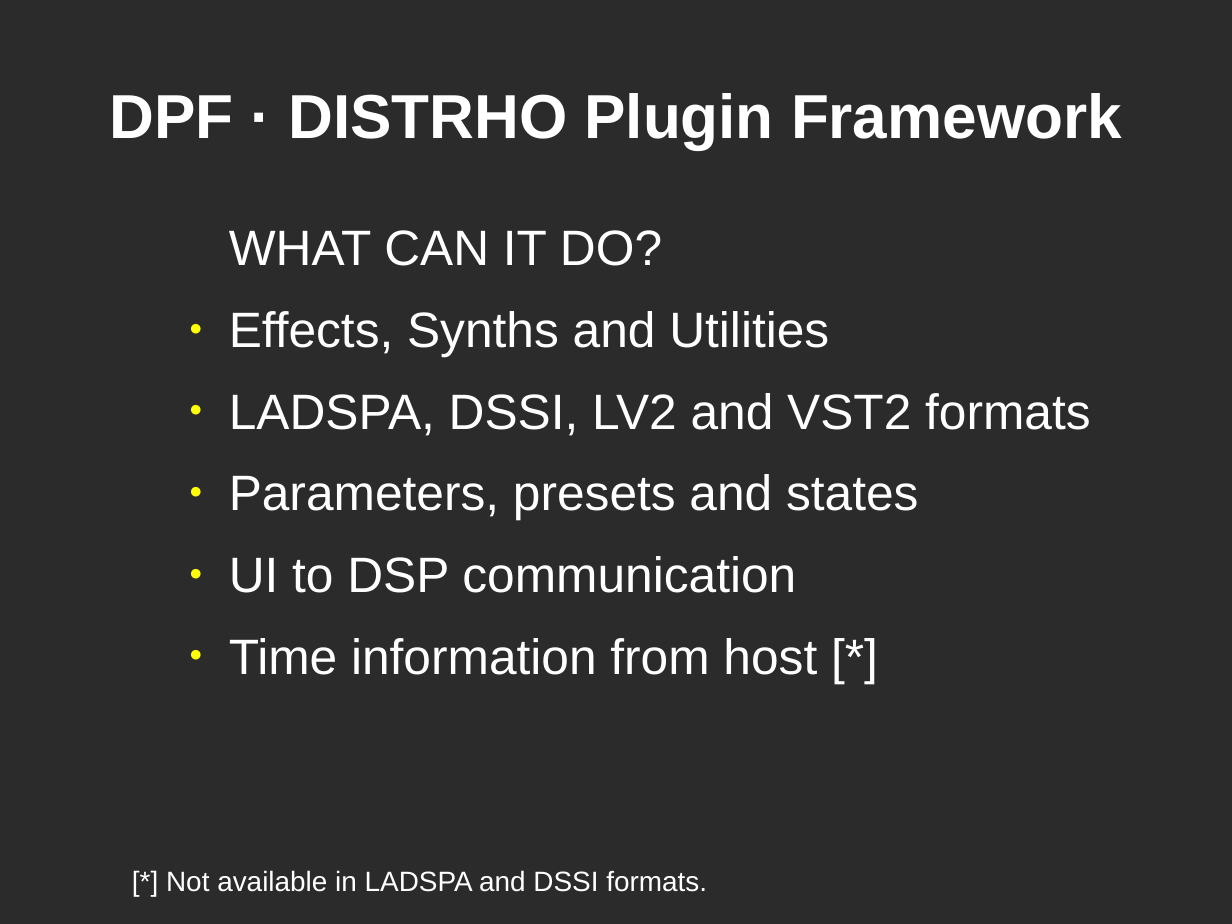
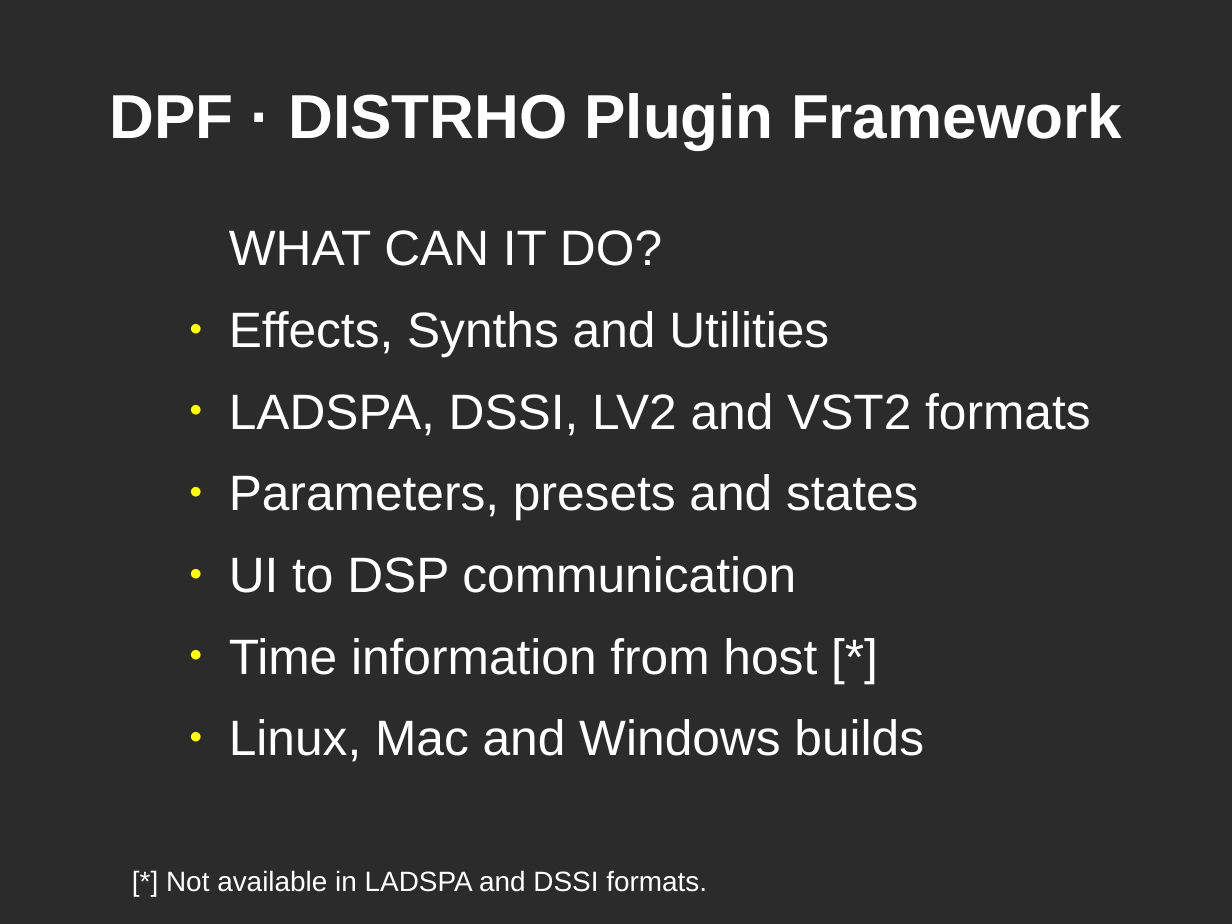
Before and after one commit to DISTRHO/DPF, a slide deck: slide 6 of lac/2014-small-talk.odp. Drawn at 1232x924 pixels with LibreOffice and Linux fonts; fonts in the diff are those of the drawing; background and template pictures are left out; a plain dark background stands for a picture behind light text. Boxes give left, top, right and bottom in pixels: in the first picture for what was removed or moved away, otherwise in the second. Text is boxed around its words. In the diff, an @@ line names an element or a change of style, - is before the commit and + after.

```diff
--- a/lac/2014-small-talk.odp
+++ b/lac/2014-small-talk.odp
@@ text at (x1=229, y1=719, x2=924, y2=762): paragraph added @@
+● Linux, Mac and Windows builds
```
Also in this commit, not shown: 3 other slides changed.
